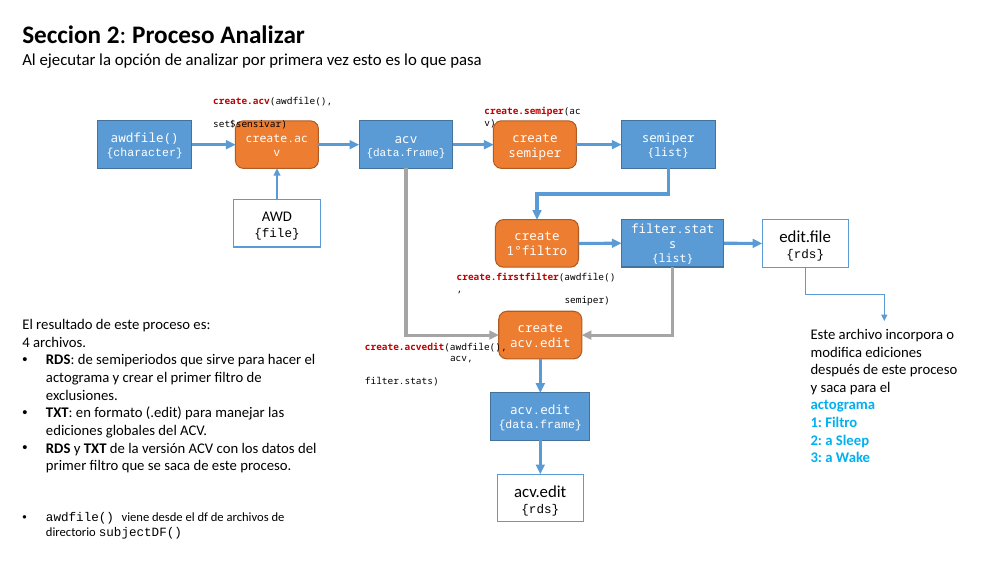
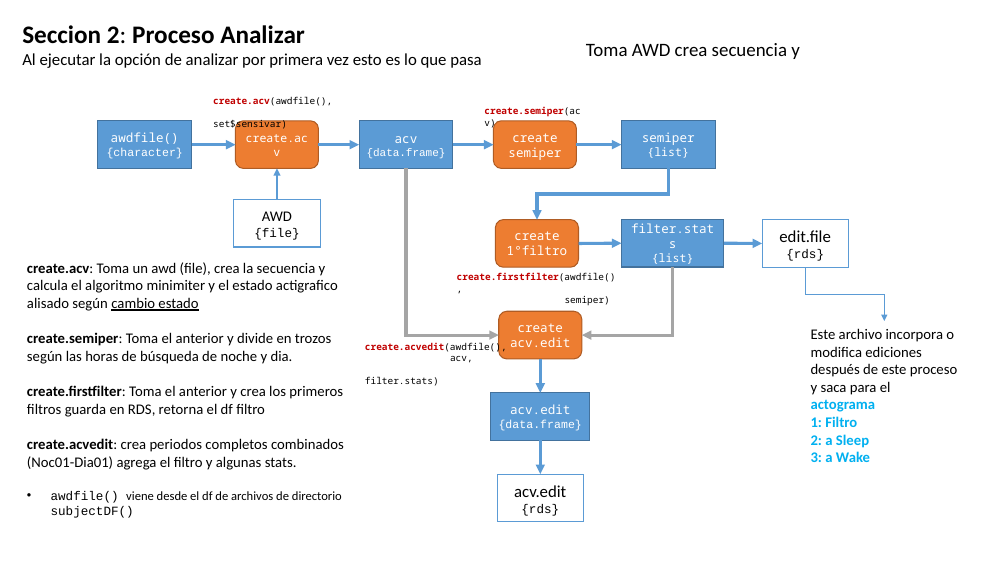
Before and after one commit to olitroski/Actigrafia, a slide deck: slide 6 of flujo edicion.pptx. Drawn at 1008x567 pixels with LibreOffice and Linux fonts; fonts in the diff are those of the drawing. Boxes give left, top, right and bottom in pixels: in the first picture for what was removed or moved away, otherwise in the second. Text is boxed around its words. In the diff, an @@ line names an element or a change of style, - is before the commit and + after.

```diff
--- a/flujo edicion.pptx
+++ b/flujo edicion.pptx
@@ text added at [586, 43, 800, 59], 18 pt, text #000000 @@
+Toma AWD crea secuencia y
@@ text "create.acv: Toma un awd (file), ...": place and size @@
-text "create.acv: Toma un awd (file), ..." at [22, 318, 316, 539]
+text "create.acv: Toma un awd (file), ..." at [27, 262, 344, 518]
@@ text at [27, 262, 344, 470]: text changed @@
-El resultado de este proceso es:
-4 archivos.
-• RDS: de semiperiodos que sirve para hacer el actograma y crear el primer filtro de exclusiones.
-• TXT: en formato (.edit) para manejar las ediciones globales del ACV.
-• RDS y TXT de la versión ACV con los datos del primer filtro que se saca de este proceso.
+create.acv: Toma un awd (file), crea la secuencia y calcula el algoritmo minimiter y el estado actigrafico alisado según cambio estado
+create.semiper: Toma el anterior y divide en trozos según las horas de búsqueda de noche y dia.
+create.firstfilter: Toma el anterior y crea los primeros filtros guarda en RDS, retorna el df filtro
+create.acvedit: crea periodos completos combinados (Noc01-Dia01) agrega el filtro y algunas stats.
```
Also in this commit, not shown: 7 other files.
